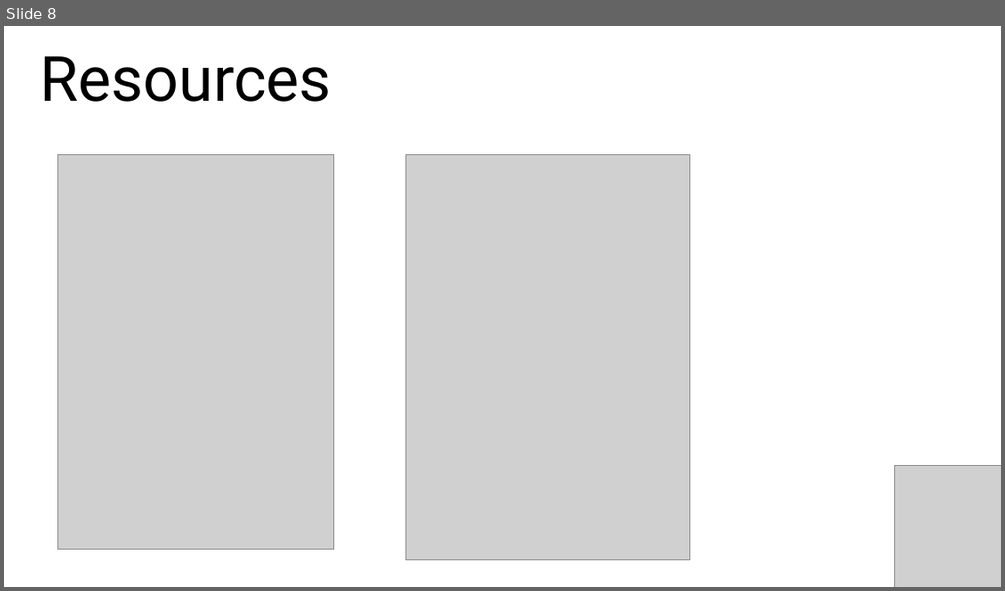
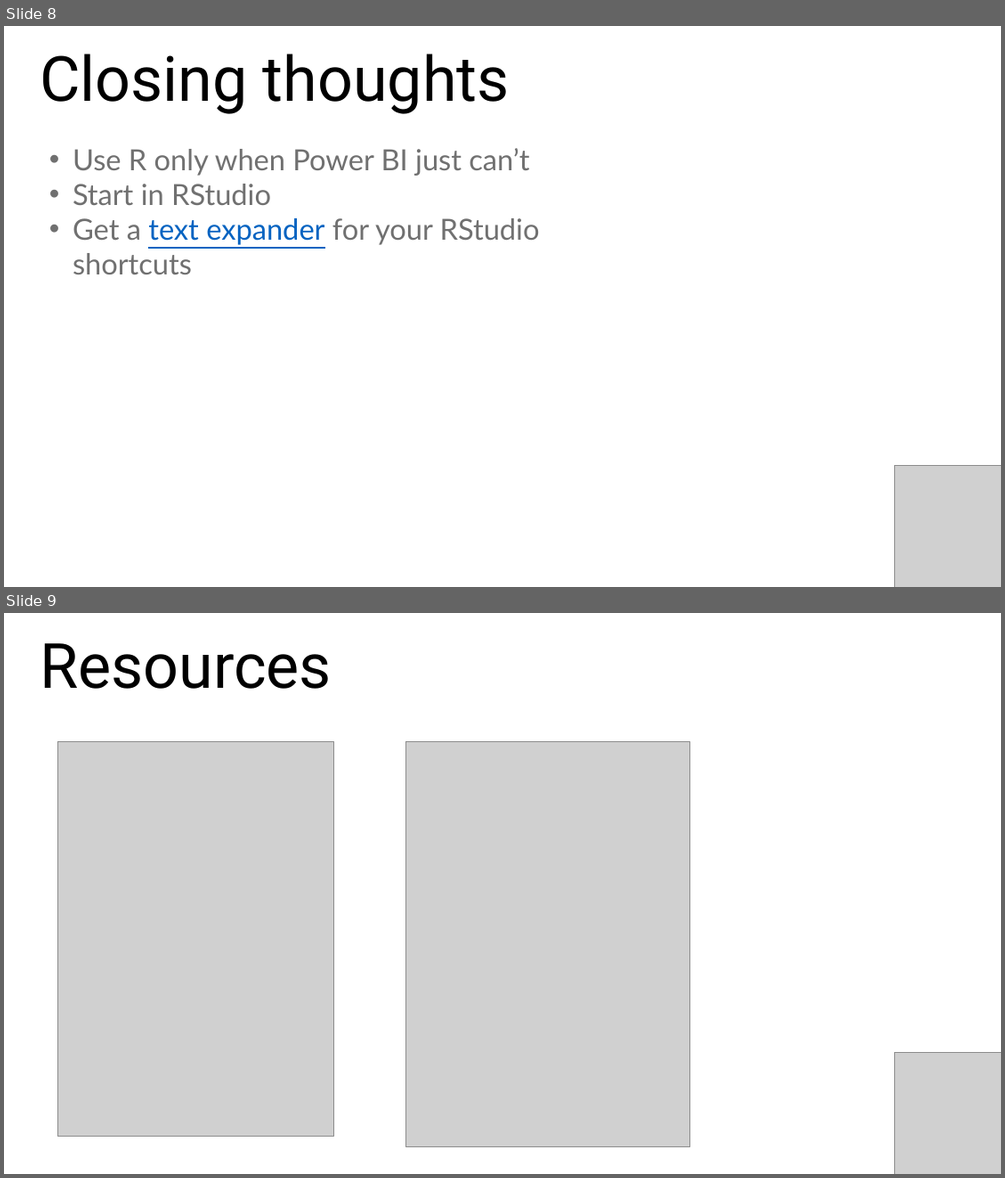
Before and after one commit to stringfestdata/satrday-r-power-bi, a slide deck: satrday-r-power-bi.pptx. Shown one above the other, each under a label of ours: slide 8 before the commit, slides 8 and 9 after it. The pictures are 1005x591 and 1005x1178 pixels, drawn with LibreOffice and Linux fonts; fonts in the diff are those of the drawing; grey boxes stand for pictures. Boxes give left, top, right and bottom in pixels: in the first picture for what was removed or moved away, otherwise in the second. Text is boxed around its words. In the diff, an @@ line names an element or a change of style, - is before the commit and + after.

```diff
--- a/satrday-r-power-bi.pptx
+++ b/satrday-r-power-bi.pptx
@@ slide 8 added at [4, 26, 1001, 587], background #FFFFFF @@
@@ text added at [40, 54, 510, 114], 60 pt, text #000000 @@
+Closing thoughts
@@ text added at [73, 148, 540, 274], 28 pt, text #707070 @@
+• Use R only when Power BI just can’t
+• Start in RStudio
+• Get a text expander for your RStudio shortcuts
@@ picture added at [895, 465, 1001, 587] @@
@@ what was slide 8 is now slide 9 @@
```
Also in this commit, not shown: 1 slide changed, 5 other files.
